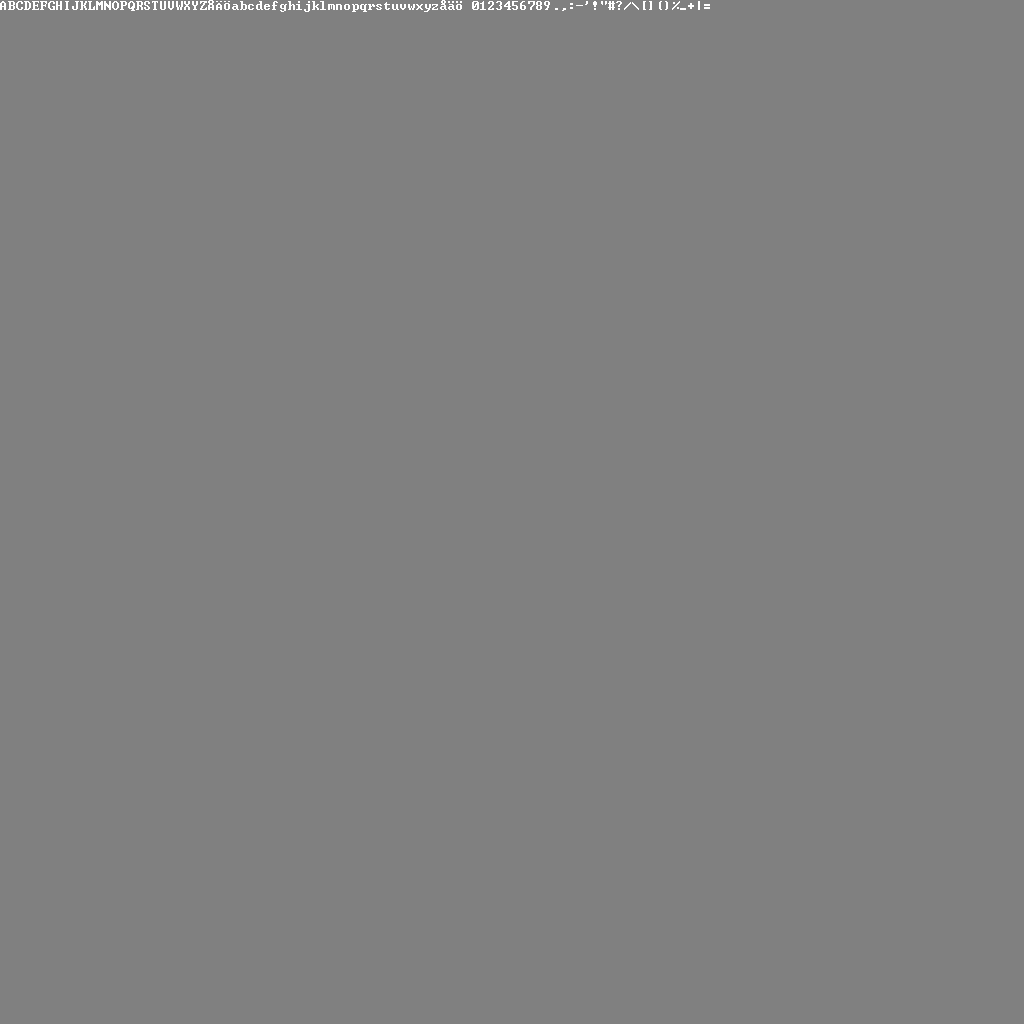
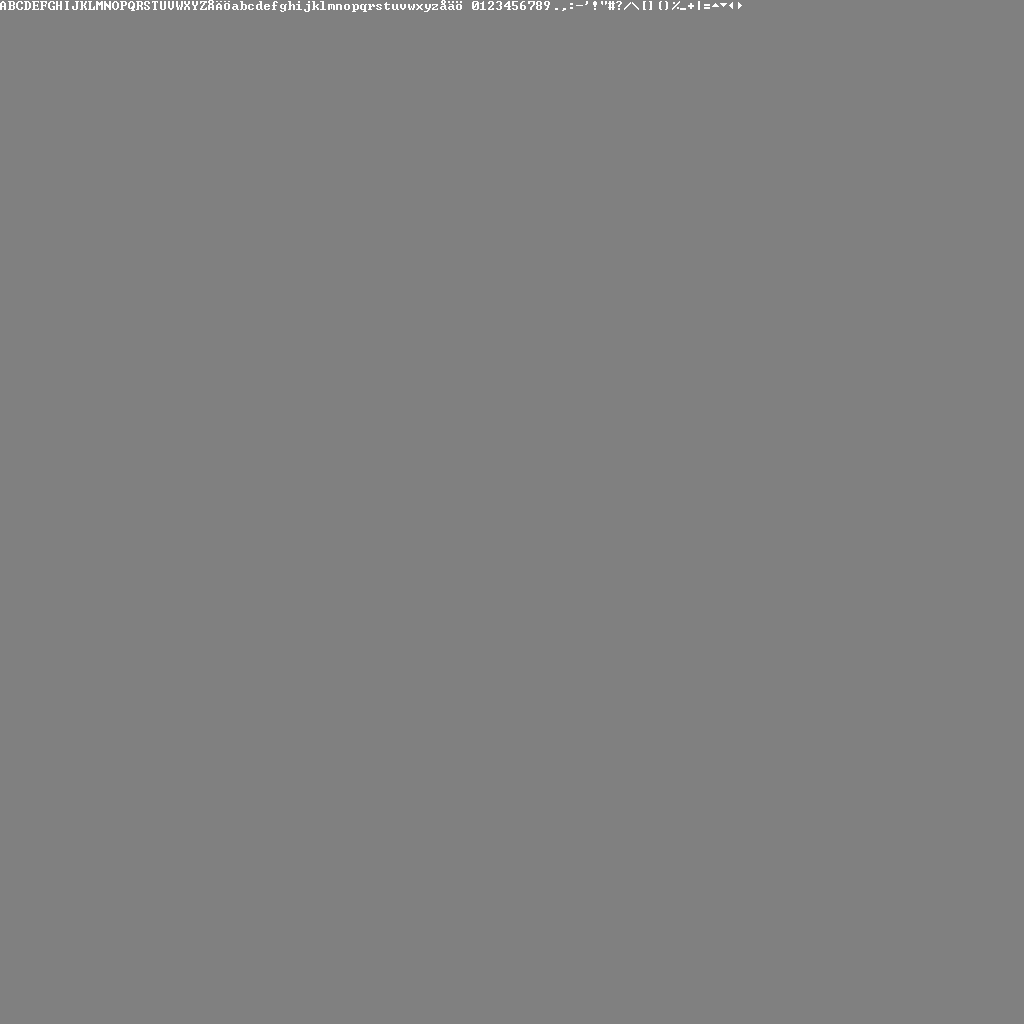
The second 1024x1024 image is a revision of the first. Changes to its layers:
painted on "Layer 0" over box(712, 2, 742, 9)
